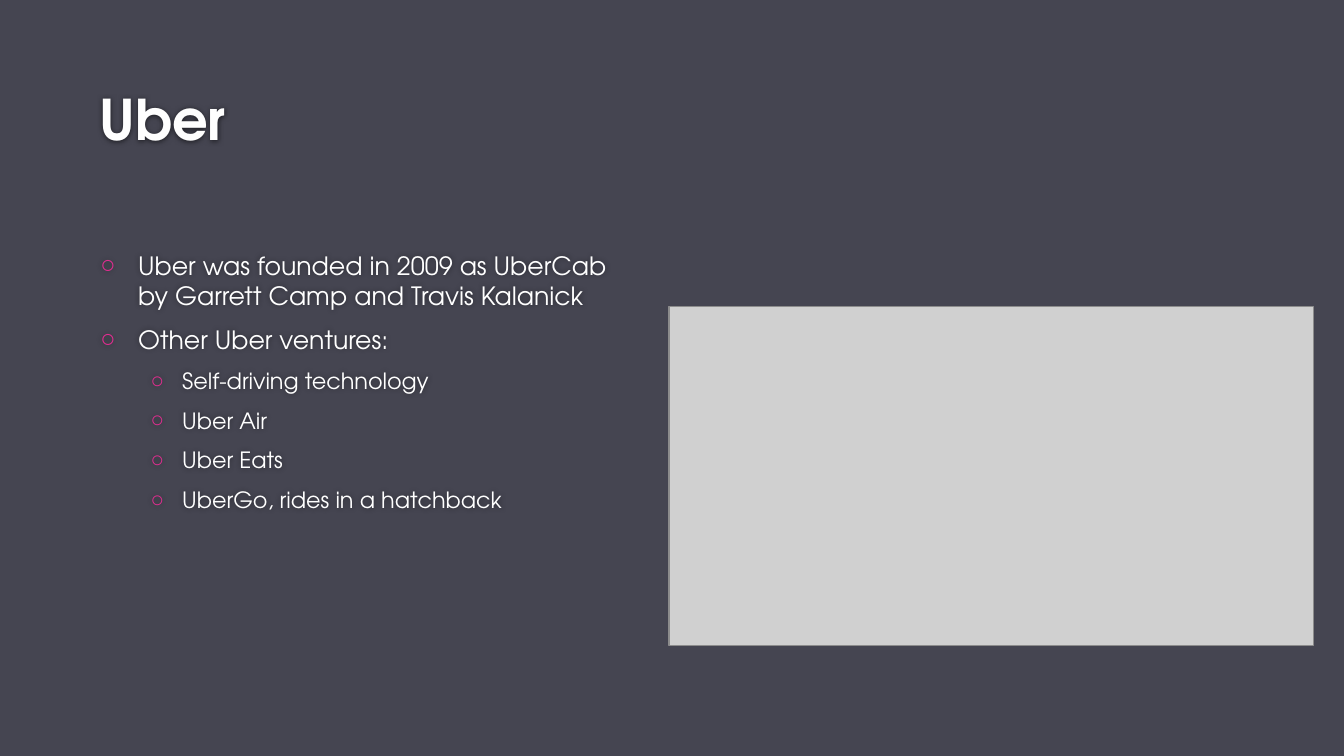
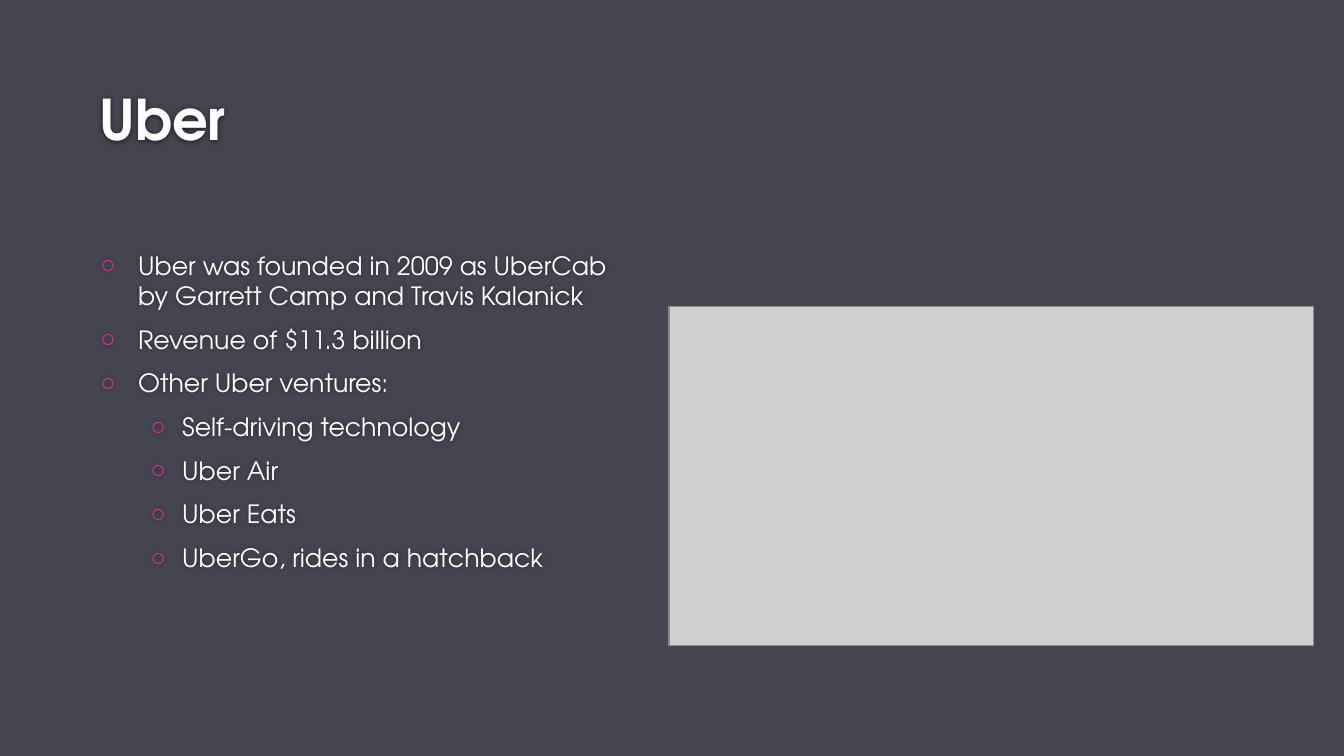
Before and after one commit to ajkim19/TNCs_and_DUI_Deaths, a slide deck: slide 5 of Project 1/Project-1.pptx (slide 4 before the commit). Drawn at 1344x756 pixels with LibreOffice and Linux fonts; fonts in the diff are those of the drawing; grey boxes stand for pictures; background and template pictures are left out. Boxes give left, top, right and bottom in pixels: in the first picture for what was removed or moved away, otherwise in the second. Text is boxed around its words. In the diff, an @@ line names an element or a change of style, - is before the commit and + after.

```diff
--- a/Project 1/Project-1.pptx
+++ b/Project 1/Project-1.pptx
@@ text at (x1=138, y1=328, x2=422, y2=351): paragraph added @@
+○ Revenue of $11.3 billion
@@ text at (x1=182, y1=417, x2=543, y2=569): size 16 to 18 pt in "Self-driving technology", "Uber Air", "Uber Eats", "UberGo, rides in a hatchback" @@
```
Also in this commit, not shown: 5 other slides changed, 1 slide added.
